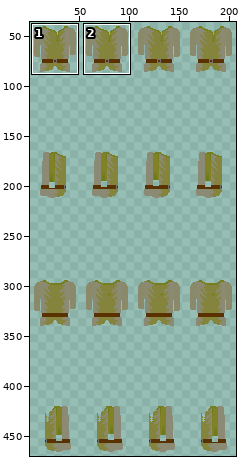
Sprite sheet: assets/playerCustom/clothingTop/tunicNatural.png. Above, an overview of the earlier version with the close-up marked.
Close-up. Before:
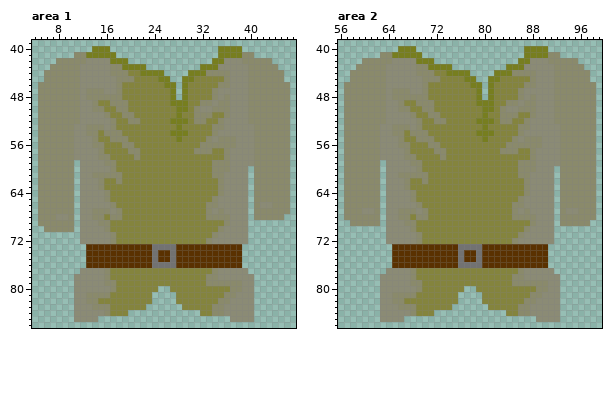
The file is 208x507 pixels. Colours within 5 levels of each other are drawn and written as one. Shown: area 1: x 4..47, y 39..86; area 2: x 56..99, y 39..86. The wide view leaves out empty margins. The commit also changed other parts of the picture, which this record leaves out.
The result:
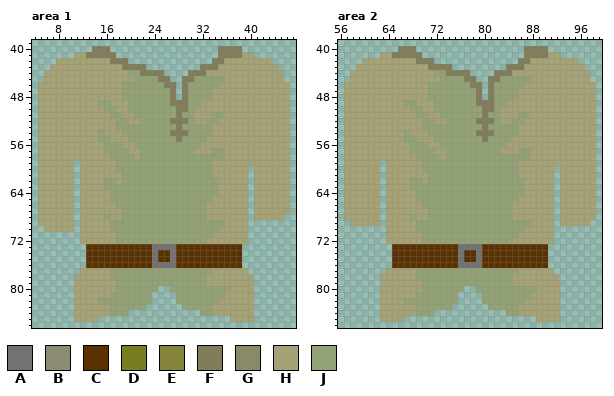
Palette (. is transparent): A #727272  B #8b8b75  C #5a3100  D #777e1f  E #84843d  F #817d5a  G #8a8a6b  H #a5a275  J #92a275
Difference:
Changed rows in their new state; - is an unchanged pixel.
Area 1:
first column x 5:
40 ---------FFF------------------FFFF--------
41 ------HHFFFFF-----------------FFFFHH------
42 ---HHHHHHHHHFFF--------------FFHHHHHHHH---
43 --HHHHHHHHHHHHFFFF---------FFFHHHHHHHHHH--
44 -HHHHHHHHHHHHHHJJFFFF----FFFHHHHHHHHHHHHH-
45 -HHHHHHHHHHHHHHHJJJJFF--FFJJJJJHHHHHHHHHH-
46 HHHHHHHHHHHHHHJJJJJJJFF-FJJJJJHHHHHHHHHHHH
47 HHHHHHHHHHHHHHJJJJJJJJF-FJJJJHHHHHHHHHHHHH
48 HHHHHHHHHHHHHHJJJJJJJJF-FJJJJHHHHHHHHHHHHH
49 HHHHHHHHHHJJHHHJJJJJJJFFFJJHHHHHHHHHHHHHHH
50 HHHHHHHHHHHJJHHJJJJJJJJFFJHHHHHHHHHHHHHHHH
51 HHHHHHHHHHHHJJHHJJJJJJJFJJHHHJJHHHHHHHHHHH
52 HHHHHHHHHHHHHJJHHJJJJJFFFJHHJJHHHHHHHHHHHH
53 HHHHHHHHHHHHHJJJJJJJJJJFJJJJJHHHHHHHHHHHHH
54 HHHHHHHHHHJHHHJJJJJJJJFFFJJJJHHHHHHHHHHHHH
55 HHHHHHHHHHJJHHHJJJJJJJJFJJJJHHHHHHHHHHHHHH
56 HHHHHHHHHHHJJJHHJJJJJJJJJJJHHHHHHHHHHHHHHH
57 HHHHHHHHHHHJJJJHHJJJJJJJJJHHHJJHHHHHHHHHHH
58 HHHHHHHHHHHHJJJJHJJJJJJJJJJJJJJHHHHHHHHHHH
59 HHHHHH-HHHHHHJJJJJJJJJJJJJJJJHHHHHHHHHHHHH
60 HHHHHH-HHHHHHJJJJJJJJJJJJJJJJHHHHHH-HHHHHH
61 HHHHHH-HHHHHHHJJJJJJJJJJJJJJJHHHHHH-HHHHHH
62 HHHHHH-HHHHJJHJJJJJJJJJJJJJJJJHHHHH-HHHHHH
63 HHHHHH-HHHHJJJJJJJJJJJJJJJJJJJHHHHH-HHHHHH
64 HHHHHH-HHHHHJJJJJJJJJJJJJJJJJJHHHHH-HHHHHH
65 HHHHHH-HHHHHJJJJJJJJJJJJJJJJJHHHHHH-HHHHHH
66 HHHHHH-HHHHHHJJJJJJJJJJJJJJJHHHHHHH-HHHHHH
67 HHHHHH-HHHHHHHJJJJJJJJJJJJJJHHHHHHH-HHHHHH
68 HHHHHH-HHHHJHHJJJJJJJJJJJJJJHHHHHHH-HHHHH-
69 HHHHHH-HHHHHJJJJJJJJJJJJJJJJJJJHHHH-------
70 -HHHHH-HHHHHJJJJJJJJJJJJJJJJJJHHHHH-------
71 -------HHHHHHJJJJJJJJJJJJJJJJHHHHHH-------
72 -------HHHHHHJJJJJJJJJJJJJJJHHHHHHH-------
first column x 11:
77 -HHHHHJJJJJJJJJJJJJJJJJHHHHHH-
78 HHHHHHJJJJJJJJJJJJJJJJHHHHHHHH
79 HHHHHHHJJJJJJJJJJJJJJJHHHHHHHH
80 HHHHHHHJJJJJJJ--JJJJJJJJJJHHHH
81 HHHHHHJJJJJJJ----JJJJJJJJHHHHH
82 HHHHJJJJJJJJJ----JJJJJJJHHHHHH
83 HHHHHHJJJJJJ------JJJJJHHHHHHH
84 HHHHHHJJJ------------JJHHHHHHH
85 HHHH----------------------HHHH
Area 2:
first column x 57:
40 ---------FFF------------------FFFF--------
41 ------HHFFFFF-----------------FFFFHH------
42 ---HHHHHHHHHFFF--------------FFHHHHHHHH---
43 --HHHHHHHHHHHHFFFF---------FFFHHHHHHHHHH--
44 -HHHHHHHHHHHHHHJJFFFF----FFFHHHHHHHHHHHHH-
45 -HHHHHHHHHHHHHHHJJJJFF--FFJJJJJHHHHHHHHHH-
46 HHHHHHHHHHHHHHJJJJJJJFF-FJJJJJHHHHHHHHHHHH
47 HHHHHHHHHHHHHHJJJJJJJJF-FJJJJHHHHHHHHHHHHH
48 HHHHHHHHHHHHHHJJJJJJJJF-FJJJJHHHHHHHHHHHHH
49 HHHHHHHHHHJJHHHJJJJJJJFFFJJHHHHHHHHHHHHHHH
50 HHHHHHHHHHHJJHHJJJJJJJJFFJHHHHHHHHHHHHHHHH
51 HHHHHHHHHHHHJJHHJJJJJJJFJJHHHJJHHHHHHHHHHH
52 HHHHHHHHHHHHHJJHHJJJJJFFFJHHJJHHHHHHHHHHHH
53 HHHHHHHHHHHHHJJJJJJJJJJFJJJJJHHHHHHHHHHHHH
54 HHHHHHHHHHJHHHJJJJJJJJFFFJJJJHHHHHHHHHHHHH
55 HHHHHHHHHHJJHHHJJJJJJJJFJJJJHHHHHHHHHHHHHH
56 HHHHHHHHHHHJJJHHJJJJJJJJJJJHHHHHHHHHHHHHHH
57 HHHHHHHHHHHJJJJHHJJJJJJJJJHHHJJHHHHHHHHHHH
58 HHHHHHHHHHHHJJJJHJJJJJJJJJJJJJJHHHHHHHHHHH
59 HHHHHH-HHHHHHJJJJJJJJJJJJJJJJHHHHHHHHHHHHH
60 HHHHHH-HHHHHHJJJJJJJJJJJJJJJJHHHHHH-HHHHHH
61 HHHHHH-HHHHHHHJJJJJJJJJJJJJJJHHHHHH-HHHHHH
62 HHHHHH-HHHHJJHJJJJJJJJJJJJJJJJHHHHH-HHHHHH
63 HHHHHH-HHHHJJJJJJJJJJJJJJJJJJJHHHHH-HHHHHH
64 HHHHHH-HHHHHJJJJJJJJJJJJJJJJJJHHHHH-HHHHHH
65 HHHHHH-HHHHHJJJJJJJJJJJJJJJJJHHHHHH-HHHHHH
66 HHHHHH-HHHHHHJJJJJJJJJJJJJJJHHHHHHH-HHHHHH
67 HHHHHH-HHHHHHHJJJJJJJJJJJJJJHHHHHHH-HHHHHH
68 HHHHHH-HHHHJHHJJJJJJJJJJJJJJHHHHHHH-HHHHHH
69 -HHHHH-HHHHHJJJJJJJJJJJJJJJJJJJHHHH-HHHHH-
70 -------HHHHHJJJJJJJJJJJJJJJJJJHHHHH-------
71 -------HHHHHHJJJJJJJJJJJJJJJJHHHHHH-------
72 -------HHHHHHJJJJJJJJJJJJJJJHHHHHHH-------
first column x 63:
77 -HHHHHJJJJJJJJJJJJJJJJJHHHHHH-
78 HHHHHHJJJJJJJJJJJJJJJJHHHHHHHH
79 HHHHHHHJJJJJJJJJJJJJJJHHHHHHHH
80 HHHHHHHJJJJJJJ--JJJJJJJJJJHHHH
81 HHHHHHJJJJJJJ----JJJJJJJJHHHHH
82 HHHHJJJJJJJJJ----JJJJJJJHHHHHH
83 HHHHHHJJJJJJ------JJJJJHHHHHHH
84 HHHHHHJJJ------------JJHHHHHHH
85 HHHH----------------------HHHH
